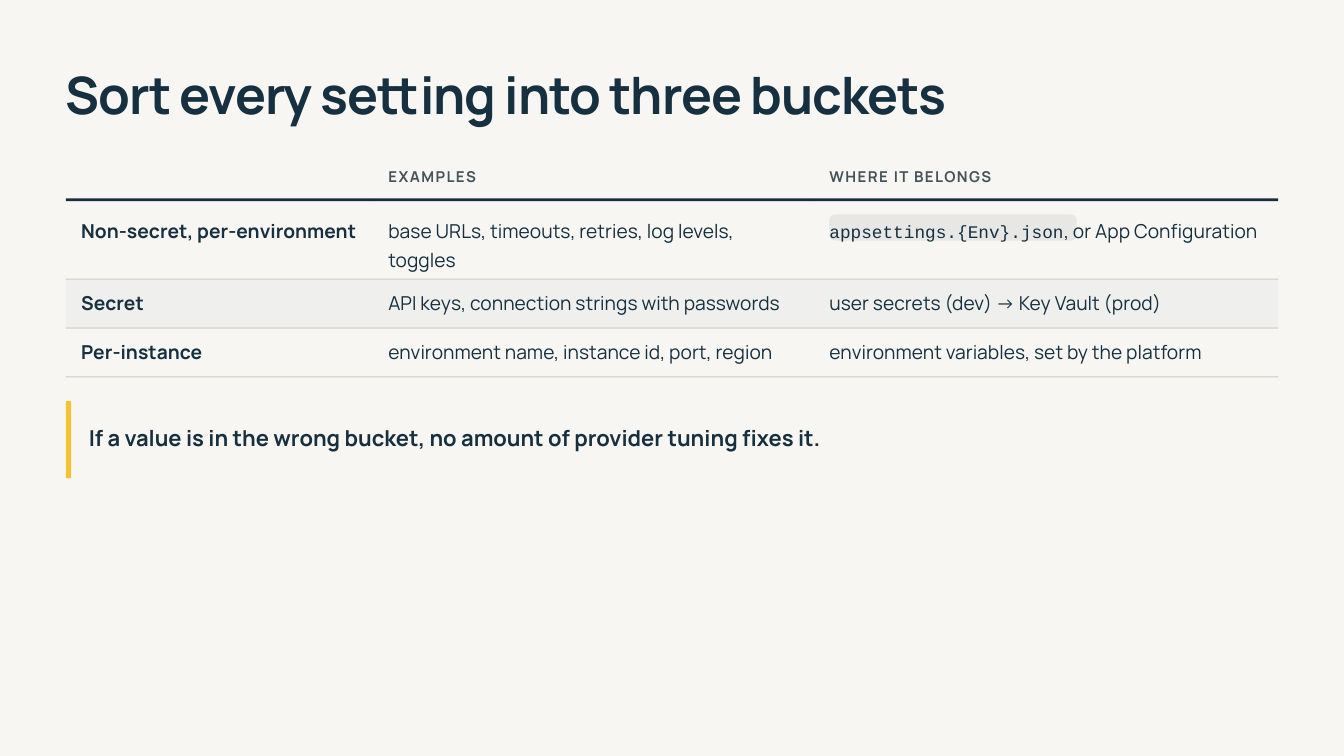
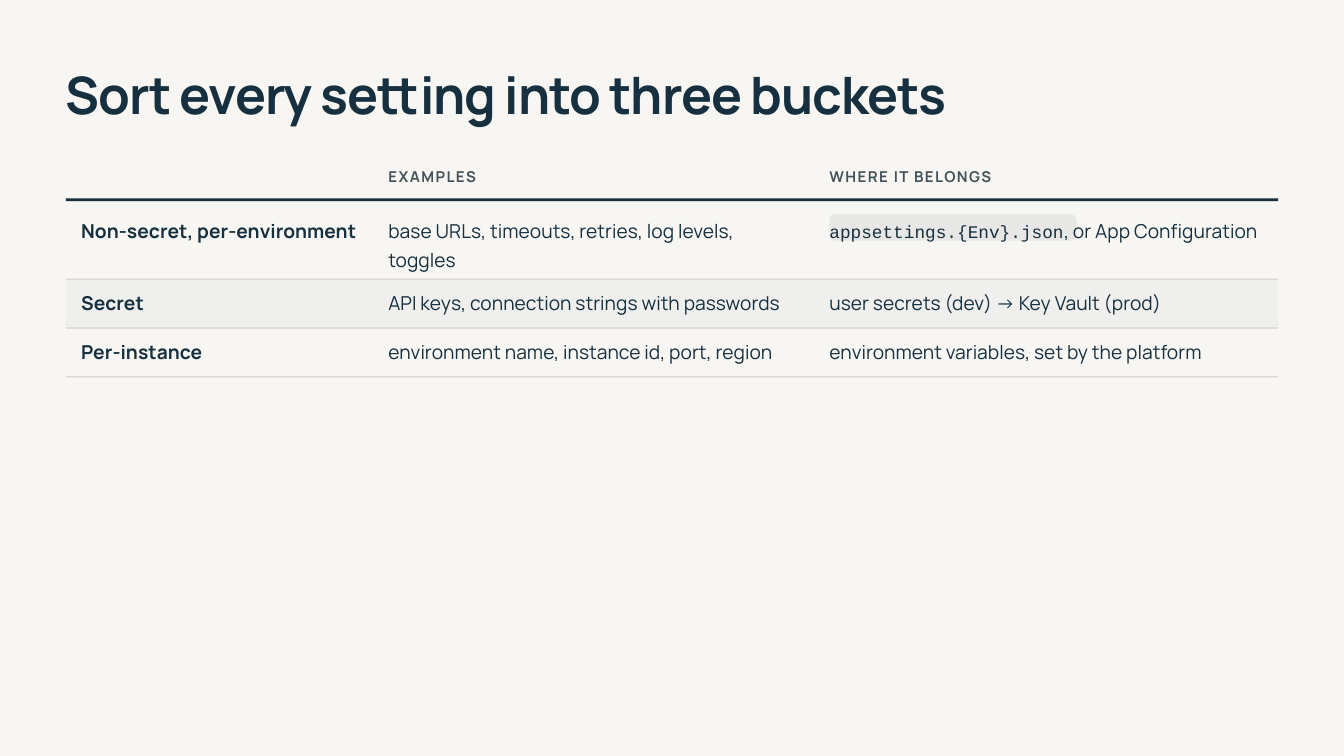
Before and after one commit to 1kevgriff/modern-dotnet-configuration, a slide deck: slide 55 of slides/modern-dotnet-configuration.pptx (slide 57 before the commit). Drawn at 1344x756 pixels with LibreOffice and Linux fonts; fonts in the diff are those of the drawing. Boxes give left, top, right and bottom in pixels: in the first picture for what was removed or moved away, otherwise in the second. Text is boxed around its words. In the diff, an @@ line names an element or a change of style, - is before the commit and + after.

```diff
--- a/slides/modern-dotnet-configuration.pptx
+++ b/slides/modern-dotnet-configuration.pptx
@@ rectangle removed at [66, 401, 71, 478] @@
@@ text removed at [89, 430, 820, 452] @@
-If a value is in the wrong bucket, no amount of provider tuning fixes it.
```
Also in this commit, not shown: 10 other slides changed, 3 slides added, 7 slides removed, 3 other files.
